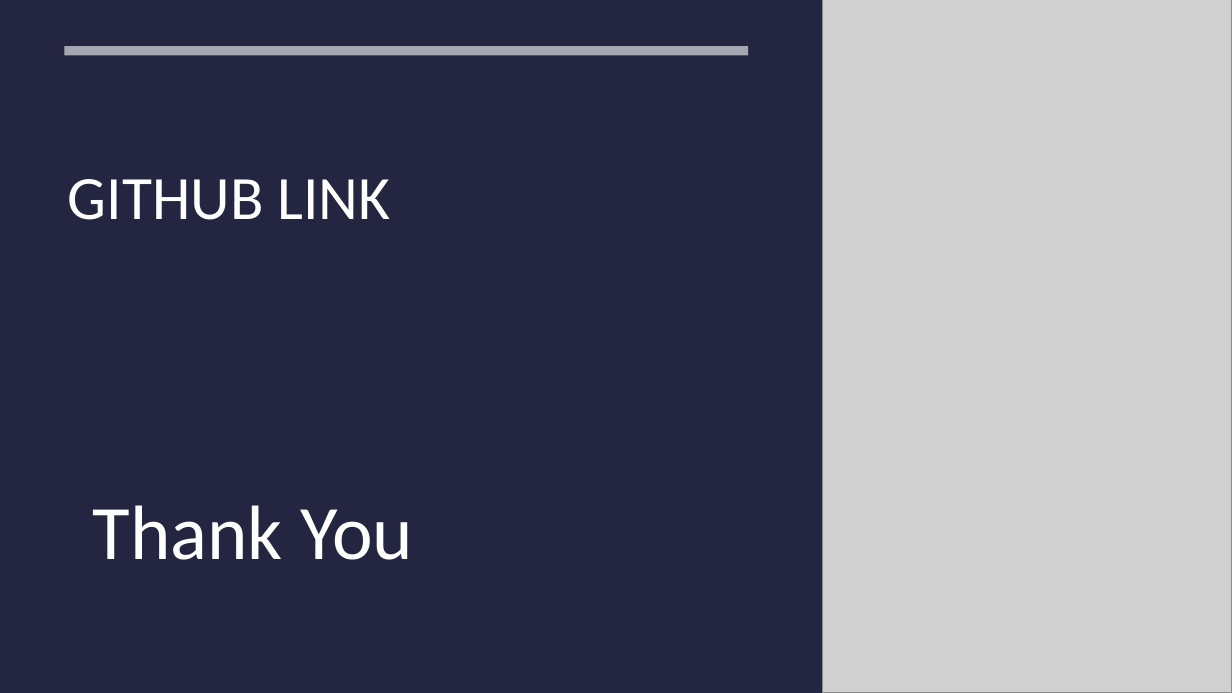
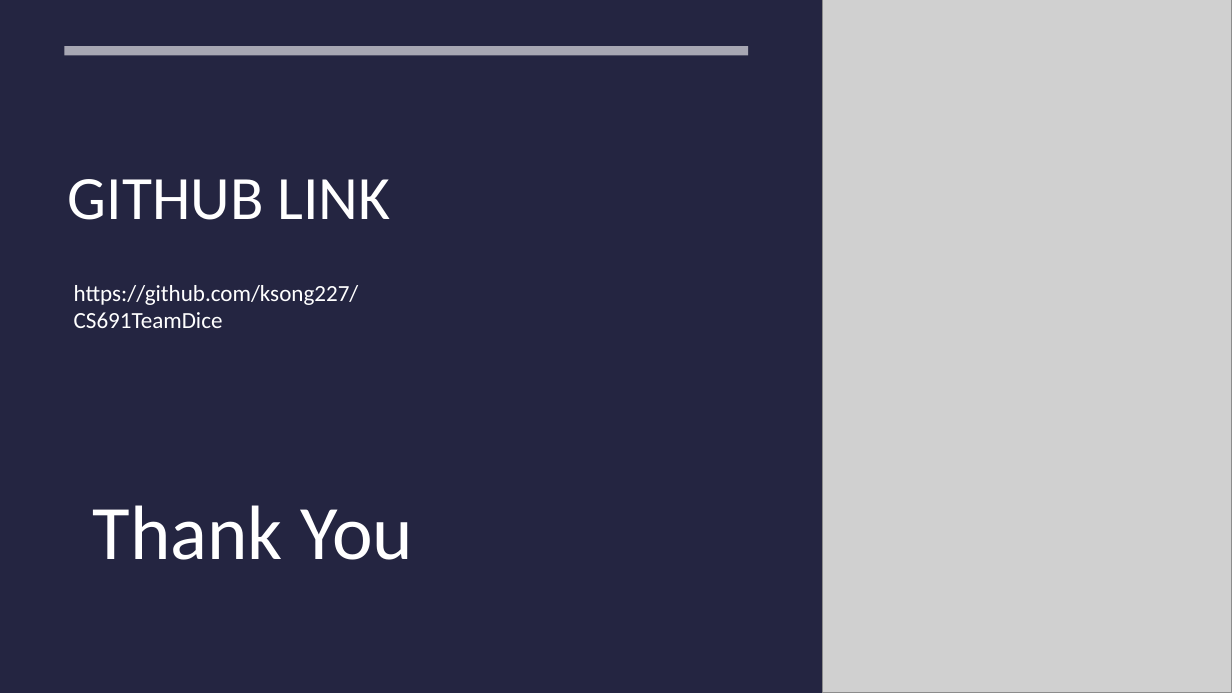
Before and after one commit to Xu12345-sophie/CS691TeamDice, a slide deck: slide 16 of Deliverable2/PC builder web application.pptx. Drawn at 1232x693 pixels with LibreOffice and Linux fonts; fonts in the diff are those of the drawing; grey boxes stand for pictures. Boxes give left, top, right and bottom in pixels: in the first picture for what was removed or moved away, otherwise in the second. Text is boxed around its words. In the diff, an @@ line names an element or a change of style, - is before the commit and + after.

Commit message:
Update PPT

```diff
--- a/Deliverable2/PC builder web application.pptx
+++ b/Deliverable2/PC builder web application.pptx
@@ text added at bbox=[74, 285, 359, 328], 18 pt, text #FFFFFF @@
+https://github.com/ksong227/CS691TeamDice
```
